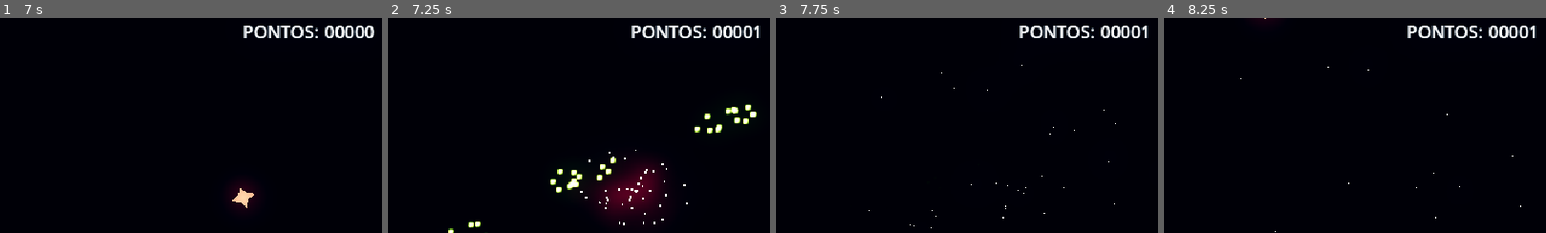
Above: before the commit, frames 1-4 (left to right).
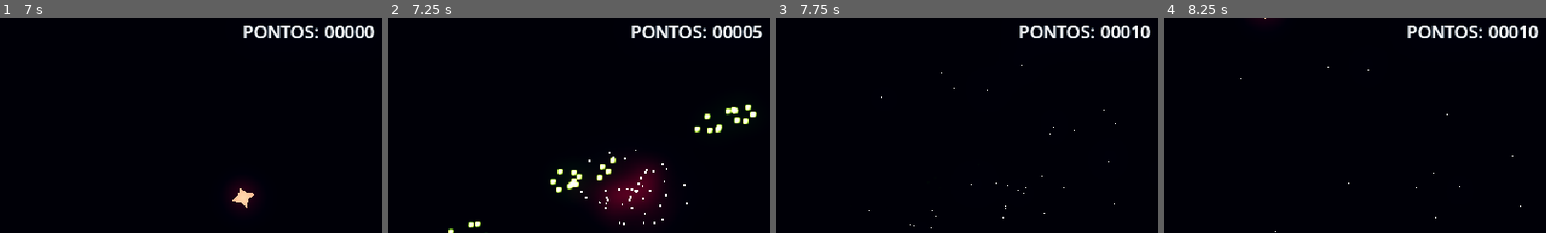
Above: after the commit, the same moments.

Repository: LucasCruz1377/polygons_shoot
Game: Godot game, scene res://Battle_area.tscn
The game is run twice, just before and just after one commit, with the same random seed, the same clock (stepped at 60 frames per second) and the same inputs.
Inputs (mouse positions are % of the whole screen's width and height, from its top left):
- Up to frame 1 (7 s): tap Enter (ui_accept) at 0.5, 0.77, 1.25, 1.52, 3.02, 3.77, 4.52, 6.02, 6.77 s; move the mouse to (72, 45) at 0.52 s; hold D (right) 0.53-1.28 s; tap V (ctrlflip) every 1.5 s from 0.6 to 6.6 s; move the mouse to (30, 55) at 1.27 s; hold S (brake) 1.28-2.03 s; click (30, 55) at 1.35 s; move the mouse to (60, 28) at 2.02 s; hold D (right) 2.03-2.78 s; move the mouse to (45, 70) at 2.77 s; hold W (accelerate) 2.78-3.53 s; click (45, 70) at 2.85 s; move the mouse to (80, 65) at 3.52 s; hold A (left) 3.53-5.03 s; move the mouse to (20, 35) at 4.27 s; click (20, 35) at 4.35 s; move the mouse to (55, 50) at 5.02 s; hold S (brake) 5.03-5.78 s; move the mouse to (35, 25) at 5.77 s; hold D (right) 5.78-6.53 s; click (35, 25) at 5.85 s; move the mouse to (72, 45) at 6.52 s; hold W (accelerate) from 6.53 s (still down)
- Up to frame 2 (7.25 s): keep holding W (accelerate)
- Up to frame 3 (7.75 s): move the mouse to (30, 55) at 7.27 s; release W (accelerate) at 7.28 s; hold D (right) from 7.28 s (still down); click (30, 55) at 7.35 s; tap Enter (ui_accept) at 7.52 s
- Up to frame 4 (8.25 s): move the mouse to (60, 28) at 8.02 s; release D (right) at 8.03 s; hold S (brake) from 8.03 s (still down); tap V (ctrlflip) at 8.1 s
The pictures show only the part of the screen within x 43-93%, y 5-55%; the shares and areas given below are measured in that part.

Frame 1 is identical in both runs. In frame 2, 0.1% of the frame differs, in the area x 95-98%, y 3-10%; in frame 3, 0.2%, in the area x 93-98%, y 3-10%; in frame 4, 0.2%.

Commit message:
few enhances at points

Diff:
--- a/Battle_area.tscn
+++ b/Battle_area.tscn
@@ -57,15 +57,15 @@
 [node name="spawner4" type="Marker2D" parent="Node" unique_id=1674730259 groups=["spawners"]]
 position = Vector2(39, 509)
 
-[node name="CanvasLayer" type="CanvasLayer" parent="." unique_id=1702364142]
+[node name="GUI" type="CanvasLayer" parent="." unique_id=1702364142]
 
-[node name="Fundo" parent="CanvasLayer" unique_id=930752498 instance=ExtResource("3_fu4hl")]
+[node name="Fundo" parent="GUI" unique_id=930752498 instance=ExtResource("3_fu4hl")]
 offset_left = 20.0
 offset_top = 20.0
 offset_right = 305.0
 offset_bottom = 73.0
 
-[node name="ContadorPontos" type="Label" parent="CanvasLayer" unique_id=1644039224]
+[node name="ContadorPontos" type="Label" parent="GUI" unique_id=1644039224]
 anchors_preset = 5
 anchor_left = 0.5
 anchor_right = 0.5
@@ -77,7 +77,7 @@
 theme_override_font_sizes/font_size = 22
 text = "PONTOS:"
 
-[node name="Pontos" type="Label" parent="CanvasLayer" unique_id=451615583]
+[node name="Pontos" type="Label" parent="GUI" unique_id=451615583]
 anchors_preset = 5
 anchor_left = 0.5
 anchor_right = 0.5
--- a/Global.gd
+++ b/Global.gd
@@ -1,3 +1,4 @@
 extends Node
 
 var Pontos = 0
+var Combo = 0
--- a/barra_combo.gd
+++ b/barra_combo.gd
@@ -1,11 +1,12 @@
 extends ProgressBar
 
-
-# Called when the node enters the scene tree for the first time.
-func _ready() -> void:
-	pass # Replace with function body.
+@onready var combotexto: Label = $Label
 
 
-# Called every frame. 'delta' is the elapsed time since the previous frame.
-func _process(delta: float) -> void:
-	pass
+
+
+func _process(_delta: float) -> void:
+	var combo = Global.Combo
+
+
+func adicionar_ponto():
--- /dev/null
+++ b/barra_combo.tscn
@@ -0,0 +1,76 @@
+[gd_scene format=3 uid="uid://lrrmsf7mxpy7"]
+
+[ext_resource type="Script" uid="uid://b0fc4t4k7ntyx" path="res://barra_combo.gd" id="1_hmtgx"]
+
+[sub_resource type="StyleBoxFlat" id="StyleBoxFlat_aeidl"]
+bg_color = Color(0.6, 0, 0.6, 0)
+
+[sub_resource type="StyleBoxFlat" id="StyleBoxFlat_1pkwq"]
+bg_color = Color(1.4963865, 0, 1.4963865, 1)
+
+[sub_resource type="Animation" id="Animation_sinj0"]
+length = 0.001
+tracks/0/type = "value"
+tracks/0/imported = false
+tracks/0/enabled = true
+tracks/0/path = NodePath("Label:theme_override_font_sizes/font_size")
+tracks/0/interp = 1
+tracks/0/loop_wrap = true
+tracks/0/keys = {
+"times": PackedFloat32Array(0),
+"transitions": PackedFloat32Array(1),
+"update": 1,
+"values": [48]
+}
+
+[sub_resource type="Animation" id="Animation_my07i"]
+resource_name = "combo_pop"
+length = 5.0
+tracks/0/type = "value"
+tracks/0/imported = false
+tracks/0/enabled = true
+tracks/0/path = NodePath("Label:theme_override_font_sizes/font_size")
+tracks/0/interp = 2
+tracks/0/loop_wrap = true
+tracks/0/keys = {
+"times": PackedFloat32Array(0, 0.1, 0.3),
+"transitions": PackedFloat32Array(1, 1, 1),
+"update": 0,
+"values": [48, 90, 48]
+}
+
+[sub_resource type="AnimationLibrary" id="AnimationLibrary_1ixye"]
+_data = {
+&"RESET": SubResource("Animation_sinj0"),
+&"combo_pop": SubResource("Animation_my07i")
+}
+
+[node name="barra_combo" type="ProgressBar" unique_id=40295592]
+offset_left = 1.0
+offset_top = 65.0
+offset_right = 145.0
+offset_bottom = 75.0
+theme_override_styles/background = SubResource("StyleBoxFlat_aeidl")
+theme_override_styles/fill = SubResource("StyleBoxFlat_1pkwq")
+value = 100.0
+show_percentage = false
+script = ExtResource("1_hmtgx")
+
+[node name="Label" type="Label" parent="." unique_id=1834415485]
+layout_mode = 1
+anchors_preset = 15
+anchor_right = 1.0
+anchor_bottom = 1.0
+offset_left = 1.0
+offset_top = -91.0
+offset_right = -1.0
+offset_bottom = -10.0
+grow_horizontal = 2
+grow_vertical = 2
+theme_override_font_sizes/font_size = 48
+text = "1x"
+horizontal_alignment = 1
+vertical_alignment = 2
+
+[node name="AnimationPlayer" type="AnimationPlayer" parent="." unique_id=100204737]
+libraries/ = SubResource("AnimationLibrary_1ixye")
--- a/battle_area.gd
+++ b/battle_area.gd
@@ -4,7 +4,7 @@
 const TIMER_MAX = 2 * 60
 var timer = TIMER_MAX
 const ENEMY = preload("res://enemy.tscn")
-@onready var contpontos: Label = $CanvasLayer/Pontos
+@onready var contpontos: Label = $GUI/Pontos
 var pontos = 0
 
 func _ready() -> void:
@@ -14,9 +14,9 @@
 	var pontos_tg = Global.Pontos
 
 	if pontos < pontos_tg:
-		pontos += 1
+		pontos += 0.5
 
-	contpontos.text = str(pontos) .pad_zeros(5)
+	contpontos.text = str(int(pontos)).pad_zeros(5)
 
 	if timer >= 0:
 		timer -= 1
--- a/enemy.gd
+++ b/enemy.gd
@@ -36,5 +36,5 @@
 		_particle.emitting = true
 		get_tree().current_scene.add_child(_particle)
 
-		Global.Pontos += 1
+		Global.Pontos += 10
 		queue_free()
--- a/player.gd
+++ b/player.gd
@@ -4,7 +4,7 @@
 
 @onready var ponta: Marker2D = $ponta
 @onready var particles: GPUParticles2D = $particles
-@onready var health_bar: ProgressBar = $"../CanvasLayer/Fundo"
+@onready var health_bar: ProgressBar = $"../GUI/Fundo"
 
 const BULLET = preload("res://fireball.tscn")
 const acceleration = 200.00
